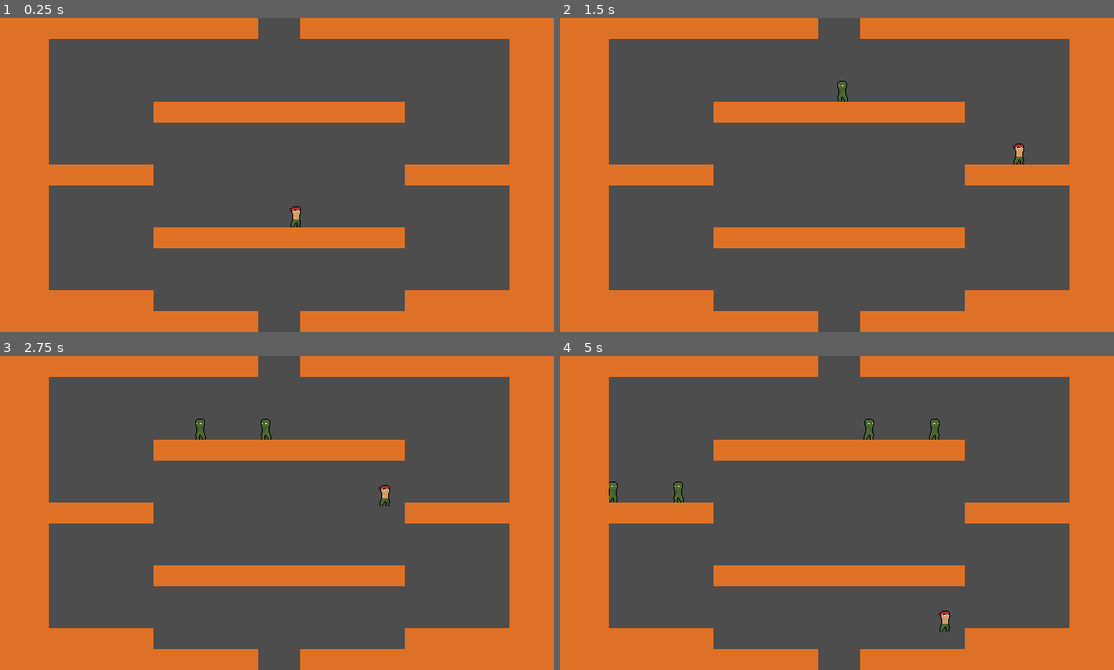
Above: before the commit, frames 1-4 (two rows, left to right).
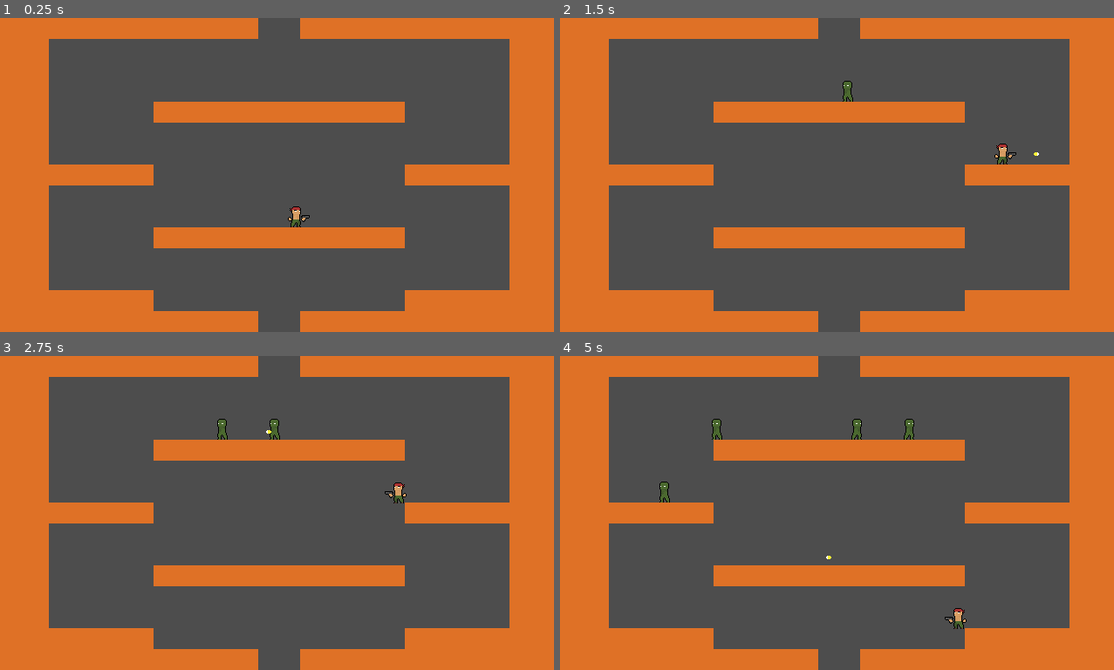
Above: after the commit, the same moments.

Repository: joshuajenner/battle-boxes
Game: Godot game, scene res://levels/level_test/level_test.tscn
The game is run twice, just before and just after one commit, with the same random seed, the same clock (stepped at 60 frames per second) and the same inputs.
Inputs:
- Up to frame 1 (0.25 s): no input
- Up to frame 2 (1.5 s): tap Enter at 0.5 s; hold D (move_right) from 0.53 s (still down); tap J (fire) at 0.6, 1.35 s; tap W (move_up) at 0.77 s
- Up to frame 3 (2.75 s): tap W (move_up) at 1.52 s; release D (move_right) at 2.03 s; hold A (move_left) from 2.03 s (still down); tap J (fire) at 2.1 s
- Up to frame 4 (5 s): release A (move_left) at 2.78 s; hold D (move_right) 2.78-4.28 s; tap J (fire) at 2.85, 3.6, 4.35 s; tap W (move_up) at 3.02, 3.77, 4.52 s; hold A (move_left) from 4.28 s (still down)

The runs differ from the first frame. In frame 1, less than 0.1% of the frame differs, in the area x 51-56%, y 62-65%; in frame 2, 0.4%; in frame 3, 0.6%; in frame 4, 1.1%, in the area x 8-74%, y 20-88%.

Commit message:
Added shooting

Diff:
--- a/enemies/zombie.gd
+++ b/enemies/zombie.gd
@@ -4,7 +4,7 @@
 @onready var body_sprite: Sprite2D = $BodySprite
 
 
-var move_speed: float = 75
+var move_speed: float = 60
 var direction: int = 1
 
 
--- /dev/null
+++ b/player/PistolBullet.tscn
@@ -0,0 +1,16 @@
+[gd_scene format=3 uid="uid://dpykyiq83n7vr"]
+
+[ext_resource type="Script" uid="uid://dgtnf18hbvw3" path="res://player/pistol_bullet.gd" id="1_4pmmp"]
+[ext_resource type="Texture2D" uid="uid://cl51clcknvaig" path="res://player/bullet.png" id="1_emab3"]
+
+[sub_resource type="RectangleShape2D" id="RectangleShape2D_4pmmp"]
+size = Vector2(8, 6)
+
+[node name="PistolBullet" type="Area2D" unique_id=1120601454]
+script = ExtResource("1_4pmmp")
+
+[node name="HitBox" type="CollisionShape2D" parent="." unique_id=57401414]
+shape = SubResource("RectangleShape2D_4pmmp")
+
+[node name="Sprite" type="Sprite2D" parent="." unique_id=807111673]
+texture = ExtResource("1_emab3")
--- /dev/null
+++ b/player/pistol_bullet.gd
@@ -0,0 +1,16 @@
+extends Area2D
+
+
+@onready var sprite: Sprite2D = $Sprite
+
+
+var speed: float = 400
+var direction_x: int = 1
+
+
+func _ready() -> void:
+	sprite.flip_h = direction_x < 0
+
+
+func _physics_process(delta: float) -> void:
+	position.x += direction_x * speed * delta
--- a/player/player.gd
+++ b/player/player.gd
@@ -1,8 +1,18 @@
 extends CharacterBody2D
 
 
-var move_speed: float = 200
+@onready var body_sprite: Sprite2D = $BodySprite
+@onready var weapon_sprite: Sprite2D = $Weapon/WeaponSprite
+@onready var weapon: Node2D = $Weapon
+@onready var muzzle: Marker2D = $Weapon/Muzzle
+
+
+const PISTOL_BULLET = preload("uid://dpykyiq83n7vr")
+
+
+var move_speed: float = 180
 var jump_speed: float = -400
+var direction_x: float = 1
 
 
 func _ready() -> void:
@@ -17,5 +27,20 @@
 		velocity.y = jump_speed
 
 	var input_direction: float = Input.get_axis("move_left", "move_right")
+	direction_x = input_direction if input_direction != 0 else direction_x
 	velocity.x = input_direction * move_speed
 	move_and_slide()
+
+	if Input.is_action_just_pressed("fire"):
+		var bullet: Node2D = PISTOL_BULLET.instantiate()
+		bullet.global_position = muzzle.global_position
+		bullet.direction_x = direction_x
+		get_parent().add_child(bullet)
+
+	handle_animation()
+
+
+func handle_animation() -> void:
+	var is_looking_left: bool = direction_x < 0
+	body_sprite.flip_h = is_looking_left
+	weapon.scale.x = -1 if is_looking_left else 1
--- a/player/player.tscn
+++ b/player/player.tscn
@@ -2,6 +2,7 @@
 
 [ext_resource type="Texture2D" uid="uid://c1mak1n3kw7oe" path="res://player/player.png" id="1_oul6g"]
 [ext_resource type="Script" uid="uid://e818w2120bhr" path="res://player/player.gd" id="1_rkbax"]
+[ext_resource type="Texture2D" uid="uid://b70ypevh2lmv3" path="res://player/pistol.png" id="3_g1dw6"]
 
 [sub_resource type="CapsuleShape2D" id="CapsuleShape2D_ahg1b"]
 radius = 5.0
@@ -11,8 +12,16 @@
 collision_mask = 7
 script = ExtResource("1_rkbax")
 
-[node name="Sprite2D" type="Sprite2D" parent="." unique_id=1794200612]
+[node name="BodySprite" type="Sprite2D" parent="." unique_id=1794200612]
 texture = ExtResource("1_oul6g")
 
 [node name="CollisionShape2D" type="CollisionShape2D" parent="." unique_id=906684569]
 shape = SubResource("CapsuleShape2D_ahg1b")
+
+[node name="Weapon" type="Node2D" parent="." unique_id=1640831766]
+
+[node name="WeaponSprite" type="Sprite2D" parent="Weapon" unique_id=2050291842]
+texture = ExtResource("3_g1dw6")
+
+[node name="Muzzle" type="Marker2D" parent="Weapon" unique_id=1210772078]
+position = Vector2(16, 0)
--- a/project.godot
+++ b/project.godot
@@ -48,6 +48,7 @@
 fire={
 "deadzone": 0.2,
 "events": [Object(InputEventKey,"resource_local_to_scene":false,"resource_name":"","device":-1,"window_id":0,"alt_press …(192 unchanged characters)…
+, Object(InputEventMouseButton,"resource_local_to_scene":false,"resource_name":"","device":-1,"window_id":0,"alt_pressed":false,"shift_pressed":false,"ctrl_pressed":false,"meta_pressed":false,"button_mask":0,"position":Vector2(0, 0),"global_position":Vector2(0, 0),"factor":1.0,"button_index":1,"canceled":false,"pressed":false,"double_click":false,"script":null)
 ]
 }
 
Binary file added: player/bullet.aseprite
Binary file added: player/bullet.png
Not shown, added: player/bullet.png.import
Binary file added: player/pistol.png
Not shown, added: player/pistol.png.import
Not shown, added: player/pistol_bullet.gd.uid
